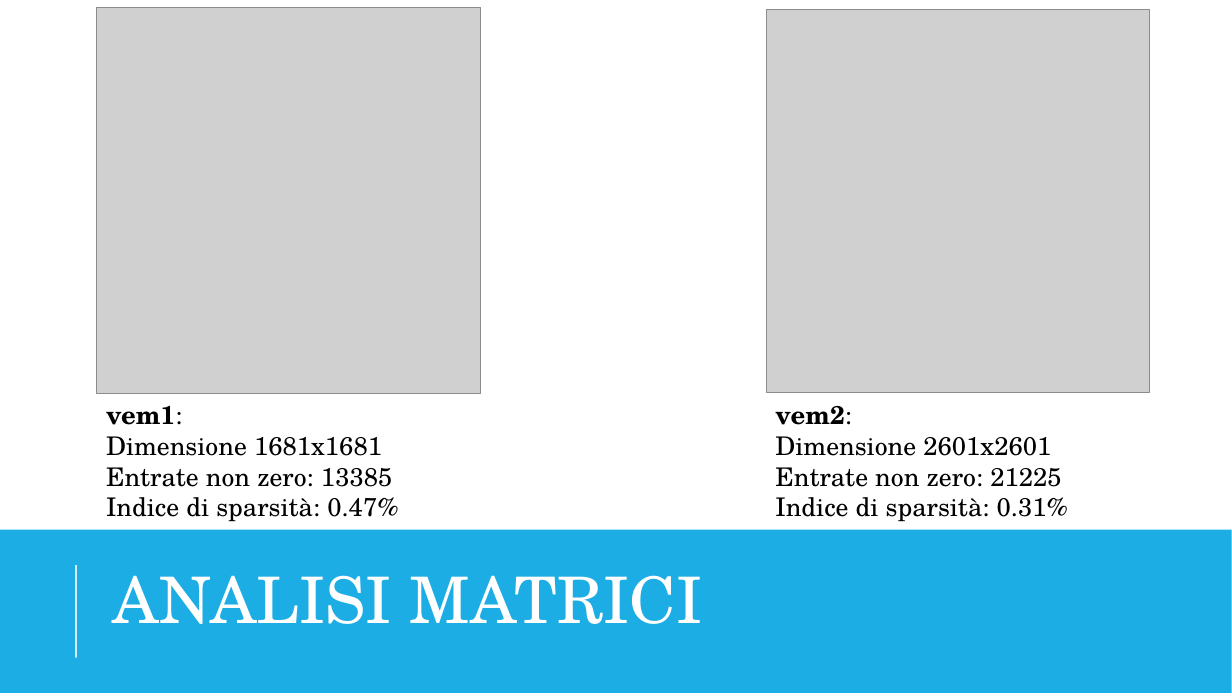
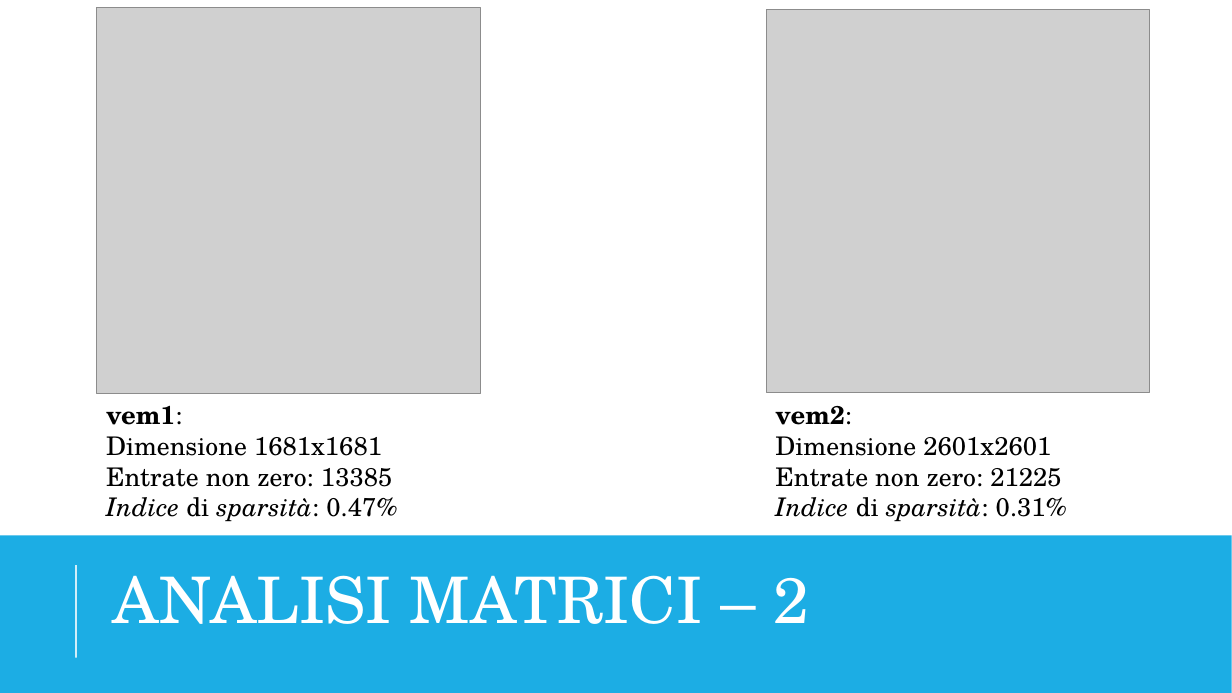
Before and after one commit to sAndreotti/LinearSystemsResolution, a slide deck: slide 4 of doc/presentation.pptx. Drawn at 1232x693 pixels with LibreOffice and Linux fonts; fonts in the diff are those of the drawing; grey boxes stand for pictures. Boxes give left, top, right and bottom in pixels: in the first picture for what was removed or moved away, otherwise in the second. Text is boxed around its words. In the diff, an @@ line names an element or a change of style, - is before the commit and + after.

```diff
--- a/doc/presentation.pptx
+++ b/doc/presentation.pptx
@@ text at [106,497,397,522]: italic on in "Indice sparsità:" @@
@@ text at [775,497,1067,522]: italic on in "Indice sparsità:" @@
@@ rectangle: place and size @@
-rectangle at [0,530,1232,693]
+rectangle at [0,536,1232,693]
@@ title at [113,575,810,624]: text changed @@
-ANALISI MATRICI
+ANALISI MATRICI – 2
```
Also in this commit, not shown: 11 other slides changed, 1 slide added, 1 slide removed.
